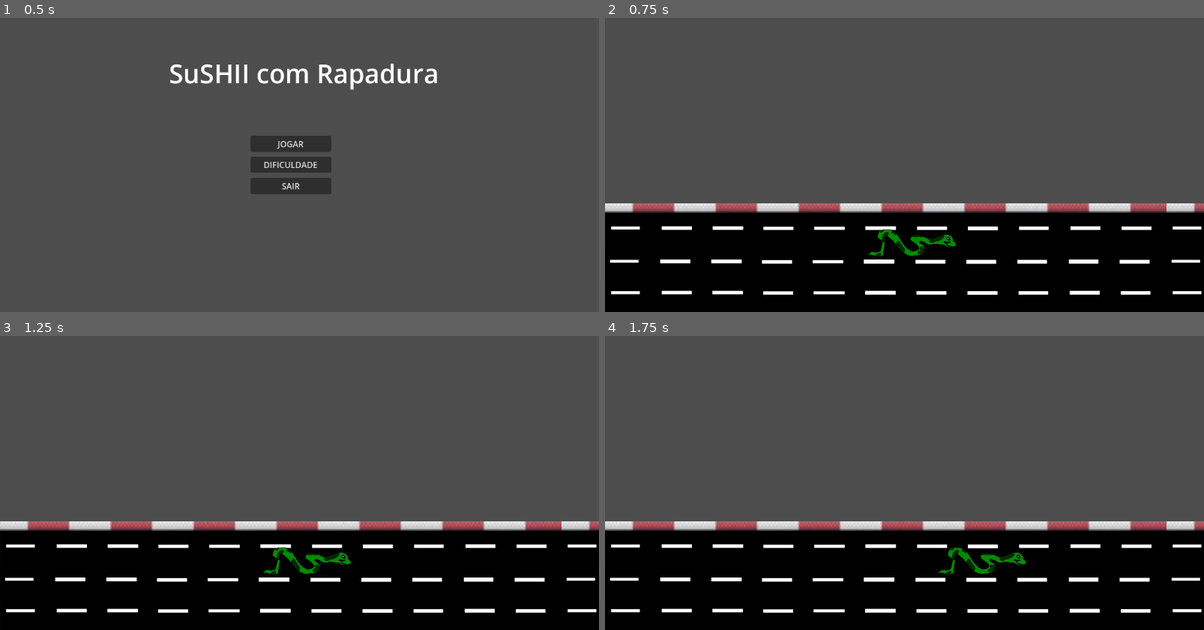
Above: before the commit, frames 1-4 (two rows, left to right).
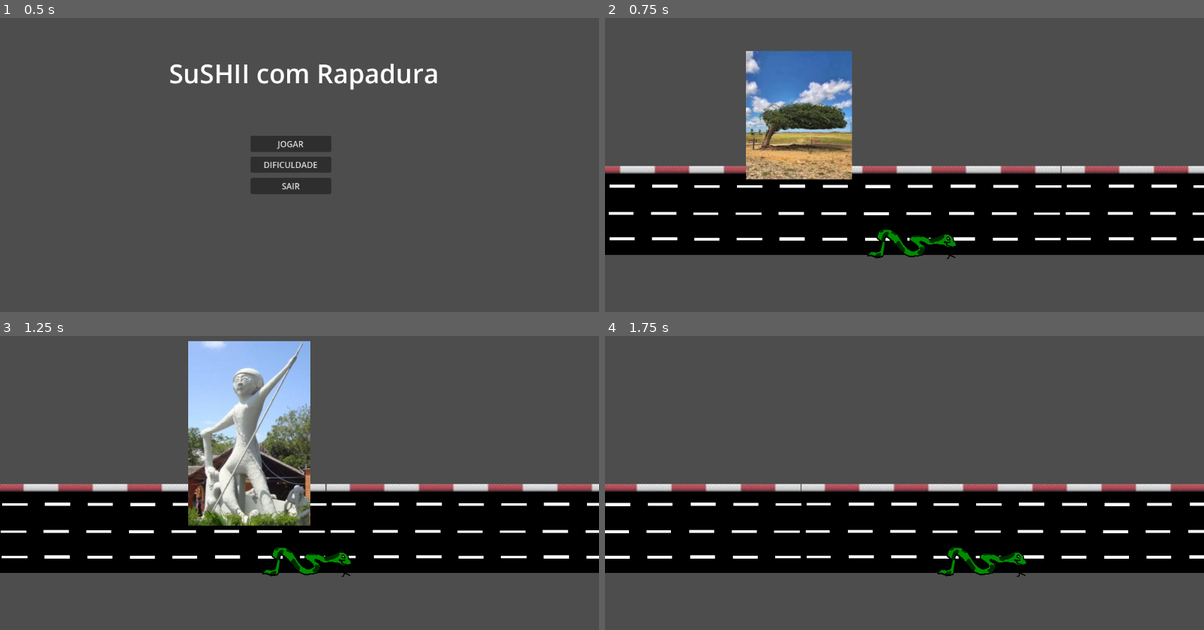
Above: after the commit, the same moments.

Repository: lorh4n/GanaJam
Game: Godot game, scene res://Scenes/MenuPrincipal.tscn
Same seed, same stepped clock (60 frames per second), same inputs: the game is played once before the commit and once after it. Sound files missing from this copy of the repository are replaced by a short silence.
Inputs:
- Up to frame 1 (0.5 s): no input
- Up to frame 2 (0.75 s): click "JOGAR" at 0.5 s
- Up to frame 3 (1.25 s): no input
- Up to frame 4 (1.75 s): tap Enter (ui_accept) at 1.25, 1.52 s; hold Right (ui_right) from 1.28 s (still down)

Frame 1 is identical in both runs. In frame 2, 44% of the frame differs, in the area x 0-100%, y 11-100%; in frame 3, 46%, in the area x 0-100%, y 1-100%; in frame 4, 37%.

Commit message:
created cities and road parallax

Diff:
--- a/snakewithrapadura/Scenes/NormalGame.tscn
+++ b/snakewithrapadura/Scenes/NormalGame.tscn
@@ -41,6 +41,7 @@
 &"": SubResource("AnimationLibrary_5x4x5")
 }
 
-[node name="BackgroundController" parent="." instance=ExtResource("3_24vhe")]
+[node name="BackgroundController" parent="." node_paths=PackedStringArray("game_controller") instance=ExtResource("3_24vhe")]
+game_controller = NodePath("../GameController")
 
 [node name="GameController" parent="." instance=ExtResource("4_rqm4r")]
--- /dev/null
+++ b/snakewithrapadura/Scenes/background_controller.gd
@@ -0,0 +1,20 @@
+extends Node
+@export var game_controller : Node
+const MAX_WIDTH= 960*20
+const ROAD_SPEED= 500
+var music_time
+var music_length
+func _ready():
+	music_length=game_controller.get_music_length()
+	music_time=0
+
+	#setup image positions
+	var count=0
+	for image in $ParallaxBackground/InnerBackground.get_children():
+		image.offset=Vector2(960*(3+count),270)
+		count+=1
+
+func _process(delta: float) -> void:
+	music_time=game_controller.get_music_time()
+	$ParallaxBackground/InnerBackground.motion_offset.x=-lerp(0,MAX_WIDTH,music_time/music_length)
+	$ParallaxBackground/RoadLayer.motion_offset.x-=ROAD_SPEED*delta
--- a/snakewithrapadura/Scenes/background_controller.tscn
+++ b/snakewithrapadura/Scenes/background_controller.tscn
@@ -1,16 +1,61 @@
-[gd_scene load_steps=2 format=3 uid="uid://dq3etdnral8sb"]
+[gd_scene load_steps=7 format=3 uid="uid://dq3etdnral8sb"]
 
 [ext_resource type="Texture2D" uid="uid://bmd0pagc1ye38" path="res://assets/Testes/Estrada1.png" id="1_xkowh"]
+[ext_resource type="Script" uid="uid://bglsv424hwpwh" path="res://Scenes/background_controller.gd" id="1_xxqhh"]
+[ext_resource type="Texture2D" uid="uid://dermm806ev8oe" path="res://assets/ArvorePenteada.jpeg" id="3_k5v6k"]
+[ext_resource type="Texture2D" uid="uid://xajyv4ekxgl0" path="res://assets/SerraCpivara.jpeg" id="4_48mhk"]
+[ext_resource type="Texture2D" uid="uid://cn4q8vsu4hnf3" path="res://assets/Ponteestaiada.jpeg" id="5_5fmn7"]
+[ext_resource type="Texture2D" uid="uid://bdlpapmnakis3" path="res://assets/CabeçaCuia.jpg" id="6_4p6tq"]
 
 [node name="BackgroundController" type="Node"]
+script = ExtResource("1_xxqhh")
 
 [node name="ParallaxBackground" type="ParallaxBackground" parent="."]
 
-[node name="ParallaxLayer" type="ParallaxLayer" parent="ParallaxBackground"]
+[node name="RoadLayer" type="ParallaxLayer" parent="ParallaxBackground"]
 texture_filter = 1
-motion_mirroring = Vector2(1080, 0)
+motion_mirroring = Vector2(960, 0)
 
-[node name="Estrada1" type="Sprite2D" parent="ParallaxBackground/ParallaxLayer"]
-position = Vector2(576, 349.25)
-scale = Vector2(0.6, 0.553241)
+[node name="Estrada1" type="Sprite2D" parent="ParallaxBackground/RoadLayer"]
+position = Vector2(482, 294)
+scale = Vector2(0.500521, 0.451389)
 texture = ExtResource("1_xkowh")
+
+[node name="InnerBackground" type="ParallaxLayer" parent="ParallaxBackground"]
+
+[node name="Teresina1" type="Sprite2D" parent="ParallaxBackground/InnerBackground"]
+texture = ExtResource("3_k5v6k")
+offset = Vector2(2880, 270)
+
+[node name="Teresina2" type="Sprite2D" parent="ParallaxBackground/InnerBackground"]
+texture = ExtResource("3_k5v6k")
+
+[node name="Teresina3" type="Sprite2D" parent="ParallaxBackground/InnerBackground"]
+texture = ExtResource("3_k5v6k")
+
+[node name="Bahia" type="Sprite2D" parent="ParallaxBackground/InnerBackground"]
+texture = ExtResource("4_48mhk")
+
+[node name="Bahia2" type="Sprite2D" parent="ParallaxBackground/InnerBackground"]
+texture = ExtResource("4_48mhk")
+
+[node name="Bahia3" type="Sprite2D" parent="ParallaxBackground/InnerBackground"]
+texture = ExtResource("4_48mhk")
+
+[node name="São Paulo" type="Sprite2D" parent="ParallaxBackground/InnerBackground"]
+texture = ExtResource("5_5fmn7")
+
+[node name="São Paulo2" type="Sprite2D" parent="ParallaxBackground/InnerBackground"]
+texture = ExtResource("5_5fmn7")
+
+[node name="São Paulo3" type="Sprite2D" parent="ParallaxBackground/InnerBackground"]
+texture = ExtResource("5_5fmn7")
+
+[node name="Japão" type="Sprite2D" parent="ParallaxBackground/InnerBackground"]
+texture = ExtResource("6_4p6tq")
+
+[node name="Japão2" type="Sprite2D" parent="ParallaxBackground/InnerBackground"]
+texture = ExtResource("6_4p6tq")
+
+[node name="Japão3" type="Sprite2D" parent="ParallaxBackground/InnerBackground"]
+texture = ExtResource("6_4p6tq")
--- /dev/null
+++ b/snakewithrapadura/Scenes/game_controller.gd
@@ -0,0 +1,7 @@
+extends Node
+
+func get_music_time():
+	return $AudioStreamPlayer.get_playback_position()
+
+func get_music_length():
+	return $AudioStreamPlayer.stream.get_length()
--- a/snakewithrapadura/Scenes/game_controller.tscn
+++ b/snakewithrapadura/Scenes/game_controller.tscn
@@ -1,7 +1,13 @@
-[gd_scene format=3 uid="uid://b4a2kummsd4x8"]
+[gd_scene load_steps=3 format=3 uid="uid://b4a2kummsd4x8"]
+
+[ext_resource type="Script" uid="uid://dbxv6necgs8xv" path="res://Scenes/game_controller.gd" id="1_nqxm2"]
+[ext_resource type="AudioStream" uid="uid://8y5pgvlnhb6d" path="res://sound/MusicaPrincipal.mp3" id="2_kx2cw"]
 
 [node name="GameController" type="Node"]
+script = ExtResource("1_nqxm2")
 
 [node name="AnimationPlayer" type="AnimationPlayer" parent="."]
 
 [node name="AudioStreamPlayer" type="AudioStreamPlayer" parent="."]
+stream = ExtResource("2_kx2cw")
+autoplay = true
Not shown, added: snakewithrapadura/Scenes/background_controller.gd.uid
Not shown, added: snakewithrapadura/Scenes/game_controller.gd.uid
